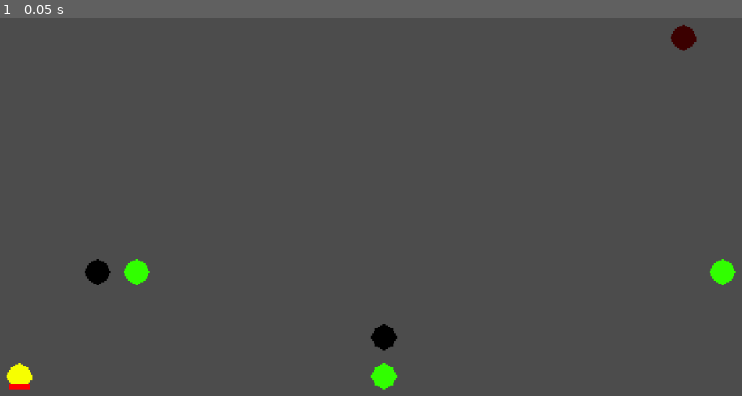
Above: before the commit, frame 1.
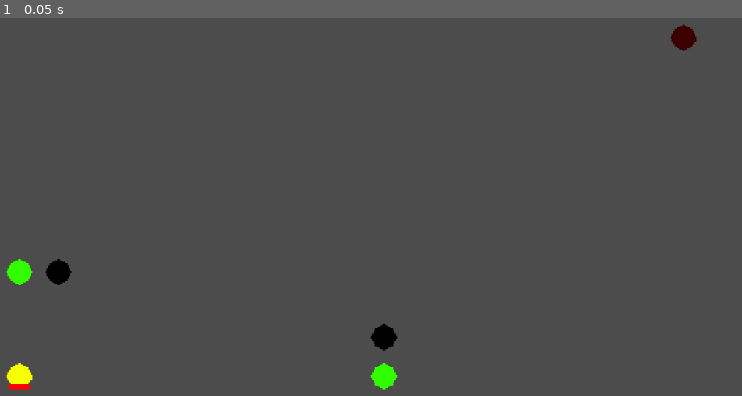
Above: after the commit, the same moment.

Repository: santiagomb17/trueRats
Game: Godot game, scene res://scenes/levels/festival_level.tscn
Same seed, same stepped clock (60 frames per second), same inputs: the game is played once before the commit and once after it.
Inputs:
- Up to frame 1 (0.05 s): no input

The runs differ from the first frame. In frame 1, 0.8% of the frame differs, in the area x 0-100%, y 63-71%.

Commit message:
semblance of fun
I think there's a semblance of fun to be had

Diff:
--- a/Plague Rats/scenes/levels/festival_level.tscn
+++ b/Plague Rats/scenes/levels/festival_level.tscn
@@ -15,14 +15,14 @@
 
 [node name="CollisionShape2D" parent="Interact Node" index="0"]
 interDist = 55.5
-hidPath = [ NodePath("../../Move Node"), NodePath("../../Move Node3") ]
+hidPath = [ NodePath("../../right hid"), NodePath("../../right hid 2") ]
 
 [node name="Interact Node2" parent="." instance=ExtResource( 7 )]
-position = Vector2( 260, 320 )
+position = Vector2( 230, 320 )
 
 [node name="CollisionShape2D" parent="Interact Node2" index="0"]
 interDist = 55.5
-hidPath = [ NodePath("../../Move Node6") ]
+hidPath = [ NodePath("../../top hid"), NodePath("../../top hid2") ]
 
 [node name="endSpawn" parent="." instance=ExtResource( 5 )]
 position = Vector2( 200, 400 )
@@ -44,20 +44,20 @@
 [node name="Goal Node" parent="." instance=ExtResource( 4 )]
 position = Vector2( 710, 140 )
 
-[node name="Move Node" parent="." instance=ExtResource( 6 )]
-position = Vector2( 740, 400 )
+[node name="right hid" parent="." instance=ExtResource( 6 )]
+position = Vector2( 650, 400 )
 
-[node name="Move Node3" parent="." instance=ExtResource( 6 )]
+[node name="right hid 2" parent="." instance=ExtResource( 6 )]
 position = Vector2( 710, 250 )
 
-[node name="Move Node4" parent="." instance=ExtResource( 6 )]
-position = Vector2( 740, 320 )
+[node name="top hid2" parent="." instance=ExtResource( 6 )]
+position = Vector2( 650, 320 )
 
 [node name="Move Node5" parent="." instance=ExtResource( 6 )]
-position = Vector2( 290, 320 )
+position = Vector2( 200, 320 )
 
-[node name="Move Node6" parent="." instance=ExtResource( 6 )]
-position = Vector2( 290, 250 )
+[node name="top hid" parent="." instance=ExtResource( 6 )]
+position = Vector2( 480, 250 )
 
 [node name="Move Node2" parent="." instance=ExtResource( 6 )]
 position = Vector2( 480, 400 )
Not shown: 1 places in Plague Rats/scenes/levels/festival_level.tscn that only renumber resources
